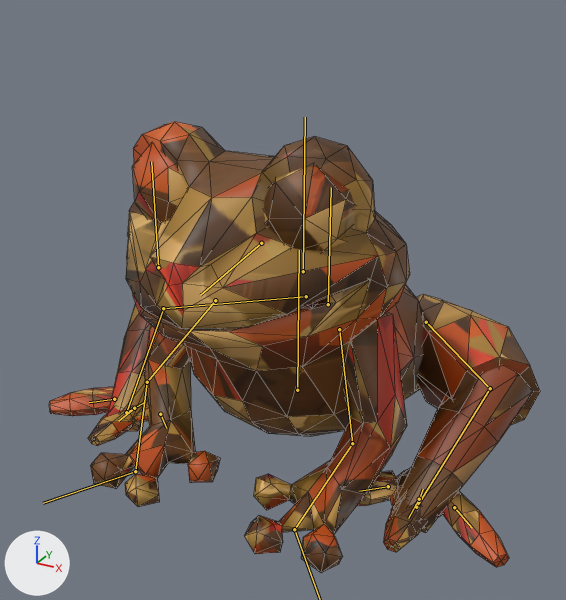
The FBX model Assets/Resources/Models/Frog/Frog.fbx, before and after one commit.
Before and after are seen from a 50 mm camera at (1.68, -3.22, 2.34) aimed at (-0.01, -0.15, 0.8). Every picture has the same lights, and +X, +Y and +Z are marked at lower left. The older version comes first. The bones that change, and the others that lie on the model, are drawn over the model as lines. Mesh edges are drawn as thin lines.

Objects in the first picture: 'FrogHindPalm.L_v7', 'FrogHindPalm.R_v7', 'FrogHindShin.L_v3', 'FrogHindShin.R_v3', 'FrogHindThigh.R_v3', 'FrogHindToeInner.L_v7', 'FrogHindToeInner.R_v7', 'FrogHindToeMiddle.L_v7', 'FrogHindToeMiddle.R_v7', 'FrogHindToeOuter.L_v7', 'FrogHindToeOuter.R_v7', 'FrogMouthInterior_v1', 'Frog_Rebuilt_v1'.
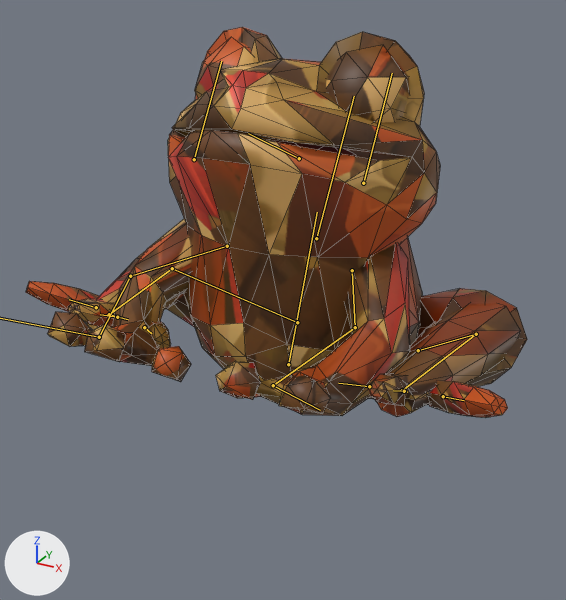
The newer file adds an action. The first version stands in its rest pose; the second is drawn at frame 7 of the action 'FrogRig_Rebuilt_v1|Frog_BeHit'.

What differs and where, as boxes [x1, y1, x2, y2] in the pictures (566 x 600 px):
'Frog_Rebuilt_v1', posed (18% wider, 14% shorter): before [91, 121, 424, 573]; after [48, 27, 440, 416]
'FrogHindShin.R_v3', posed (32% shorter): before [391, 366, 533, 533]; after [377, 304, 521, 417]
'FrogHindThigh.R_v3', posed: before [416, 294, 540, 425]; after [418, 288, 527, 387]
'FrogHindToeOuter.R_v7', posed (18% wider, 51% shorter): before [442, 491, 509, 567]; after [429, 381, 508, 418]
'FrogHindShin.L_v3', posed (mostly hidden afterwards): before [108, 303, 151, 431]; after [87, 252, 184, 330]
'FrogHindToeOuter.L_v7', posed: before [49, 387, 114, 416]; after [26, 281, 99, 312]
'FrogHindToeMiddle.R_v7', posed: before [383, 498, 427, 552]; after [368, 373, 413, 406]
'FrogHindToeMiddle.L_v7', posed: before [88, 407, 133, 446]; after [68, 299, 116, 327]
'FrogHindToeInner.R_v7', posed (mostly hidden afterwards): before [357, 471, 398, 506]; after [289, 368, 374, 399]
'FrogHindToeInner.L_v7', posed (mostly hidden before): before [147, 411, 151, 426]; after [149, 322, 171, 348]
'FrogMouthInterior_v1', posed (mostly hidden before): before [296, 301, 319, 311]; after [265, 139, 356, 156]
'FrogHindPalm.R_v7', posed (mostly hidden): before [389, 468, 442, 517]; after [426, 393, 431, 405]
'FrogHindPalm.L_v7', posed (not visible afterwards): before [136, 405, 149, 422]
bone 'FrogBody', root to tip: before (297, 390) to (299, 250); after (288, 364) to (317, 212)
bone 'HindThigh.R', root to tip: before (426, 322) to (490, 388); after (418, 350) to (476, 334)
bone 'HindShin.R', root to tip: before (490, 388) to (416, 507); after (476, 334) to (402, 390)
bone 'HindFoot.R', root to tip: before (416, 507) to (423, 489); after (402, 390) to (407, 392)
bone 'HindThigh.L', root to tip: before (306, 296) to (163, 308); after (297, 322) to (172, 268)
bone 'HindShin.L', root to tip: before (163, 308) to (126, 412); after (172, 268) to (109, 314)
bone 'HindFoot.L', root to tip: before (126, 412) to (145, 402); after (109, 314) to (128, 319)
bone 'ForeUpper.R', root to tip: before (339, 329) to (352, 443); after (352, 270) to (355, 327)
bone 'ForeLower.R', root to tip: before (352, 443) to (294, 529); after (355, 327) to (273, 385)
bone 'ForeUpper.L', root to tip: before (215, 300) to (147, 382); after (227, 246) to (130, 276)
bone 'ForeLower.L', root to tip: before (147, 382) to (135, 471); after (130, 276) to (99, 337)
bone 'Head', root to tip: before (303, 271) to (305, 117); after (316, 238) to (354, 96)

Edits to the bpy script that builds the scene:
```text
Change bone_frogbody:
    where bone_frogbody = bpy.data.objects['FrogRig_Rebuilt_v1'].pose.bones['FrogBody']
    bone_frogbody.location: (0.0, 0.0, 0.0) -> (0.0, 0.2, 0.1)
    bone_frogbody.rotation_quaternion: (1.0, 0.0, 0.0, 0.0) -> (0.982, -0.191, 0.0, 0.0)  # degrees (0, 0, 0) -> degrees (-22, 0, 0)
Change bone_hindthigh_r:
    where bone_hindthigh_r = bpy.data.objects['FrogRig_Rebuilt_v1'].pose.bones['HindThigh.R']  # child of 'FrogBody'
    bone_hindthigh_r.rotation_quaternion: (1.0, 0.0, 0.0, 0.0) -> (0.996, 0.087, 0.003, -0.03)  # degrees (0, 0, 0) -> degrees (10, 1, -3)
Change bone_hindshin_r:
    where bone_hindshin_r = bpy.data.objects['FrogRig_Rebuilt_v1'].pose.bones['HindShin.R']  # child of 'HindThigh.R'
    bone_hindshin_r.rotation_quaternion: (1.0, 0.0, 0.0, 0.0) -> (0.997, -0.074, 0.0, 0.0)  # degrees (0, 0, 0) -> degrees (-8, 0, 0)
Change bone_hindfoot_r:
    where bone_hindfoot_r = bpy.data.objects['FrogRig_Rebuilt_v1'].pose.bones['HindFoot.R']  # child of 'HindShin.R'
    bone_hindfoot_r.rotation_quaternion: (1.0, 0.0, 0.0, 0.0) -> (0.999, 0.044, 0.0, 0.0)  # degrees (0, 0, 0) -> degrees (5, 0, 0)
Change bone_hindthigh_l:
    where bone_hindthigh_l = bpy.data.objects['FrogRig_Rebuilt_v1'].pose.bones['HindThigh.L']  # child of 'FrogBody'
    bone_hindthigh_l.rotation_quaternion: (1.0, 0.0, 0.0, 0.0) -> (0.996, 0.087, -0.003, 0.03)  # degrees (0, 0, 0) -> degrees (10, -1, 3)
Change bone_hindshin_l:
    where bone_hindshin_l = bpy.data.objects['FrogRig_Rebuilt_v1'].pose.bones['HindShin.L']  # child of 'HindThigh.L'
    bone_hindshin_l.rotation_quaternion: (1.0, 0.0, 0.0, 0.0) -> (0.997, -0.074, 0.0, 0.0)  # degrees (0, 0, 0) -> degrees (-8, 0, 0)
Change bone_hindfoot_l:
    where bone_hindfoot_l = bpy.data.objects['FrogRig_Rebuilt_v1'].pose.bones['HindFoot.L']  # child of 'HindShin.L'
    bone_hindfoot_l.rotation_quaternion: (1.0, 0.0, 0.0, 0.0) -> (0.999, 0.044, 0.0, 0.0)  # degrees (0, 0, 0) -> degrees (5, 0, 0)
Change bone_foreupper_r:
    where bone_foreupper_r = bpy.data.objects['FrogRig_Rebuilt_v1'].pose.bones['ForeUpper.R']  # child of 'FrogBody'
    bone_foreupper_r.rotation_quaternion: (1.0, 0.0, 0.0, 0.0) -> (0.983, -0.101, -0.016, -0.156)  # degrees (0, 0, 0) -> degrees (-11, -4, -18)
Change bone_forelower_r:
    where bone_forelower_r = bpy.data.objects['FrogRig_Rebuilt_v1'].pose.bones['ForeLower.R']  # child of 'ForeUpper.R'
    bone_forelower_r.rotation_quaternion: (1.0, 0.0, 0.0, 0.0) -> (0.994, 0.07, -0.086, -0.006)  # degrees (0, 0, 0) -> degrees (8, -10, -1)
Change bone_forehand_r:
    where bone_forehand_r = bpy.data.objects['FrogRig_Rebuilt_v1'].pose.bones['ForeHand.R']  # child of 'ForeLower.R'
    bone_forehand_r.rotation_quaternion: (1.0, 0.0, 0.0, 0.0) -> (0.996, 0.086, 0.0, 0.0)  # degrees (0, 0, 0) -> degrees (10, 0, 0)
Change bone_foreupper_l:
    where bone_foreupper_l = bpy.data.objects['FrogRig_Rebuilt_v1'].pose.bones['ForeUpper.L']  # child of 'FrogBody'
    bone_foreupper_l.rotation_quaternion: (1.0, 0.0, 0.0, 0.0) -> (0.983, -0.101, 0.016, 0.156)  # degrees (0, 0, 0) -> degrees (-11, 4, 18)
Change bone_forelower_l:
    where bone_forelower_l = bpy.data.objects['FrogRig_Rebuilt_v1'].pose.bones['ForeLower.L']  # child of 'ForeUpper.L'
    bone_forelower_l.rotation_quaternion: (1.0, 0.0, 0.0, 0.0) -> (0.994, 0.07, 0.086, 0.006)  # degrees (0, 0, 0) -> degrees (8, 10, 1)
Change bone_forehand_l:
    where bone_forehand_l = bpy.data.objects['FrogRig_Rebuilt_v1'].pose.bones['ForeHand.L']  # child of 'ForeLower.L'
    bone_forehand_l.rotation_quaternion: (1.0, 0.0, 0.0, 0.0) -> (0.996, 0.086, 0.0, 0.0)  # degrees (0, 0, 0) -> degrees (10, 0, 0)
Change bone_head:
    where bone_head = bpy.data.objects['FrogRig_Rebuilt_v1'].pose.bones['Head']  # child of 'FrogBody'
    bone_head.rotation_quaternion: (1.0, 0.0, 0.0, 0.0) -> (0.996, -0.087, 0.0, 0.0)  # degrees (0, 0, 0) -> degrees (-10, 0, 0)
```
